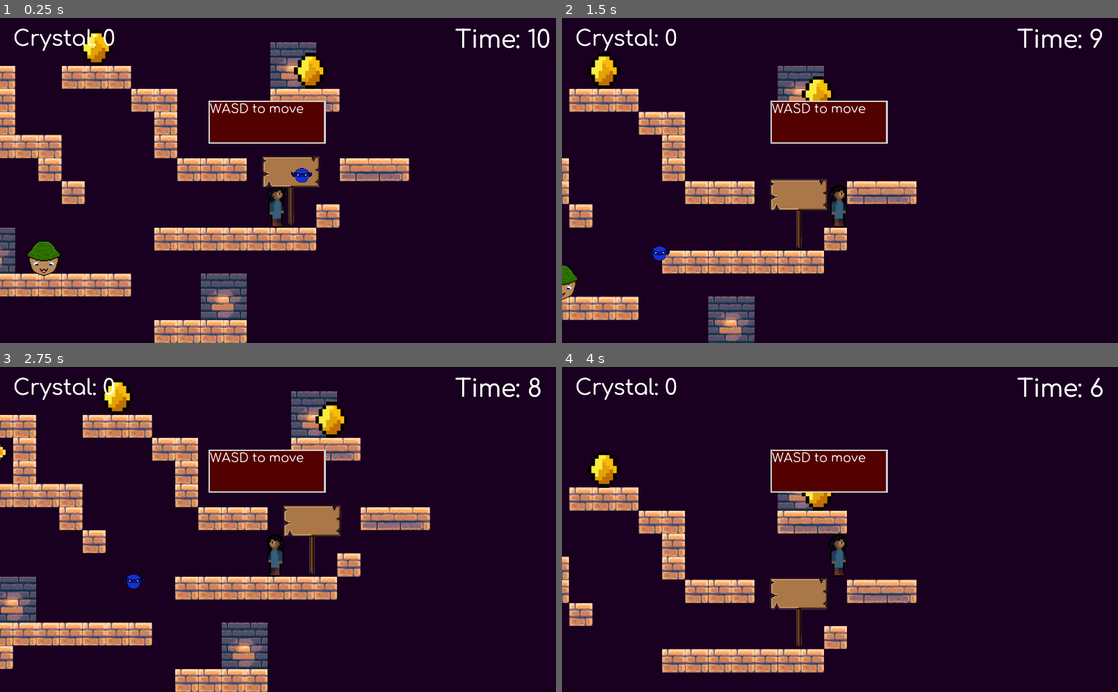
Above: before the commit, frames 1-4 (two rows, left to right).
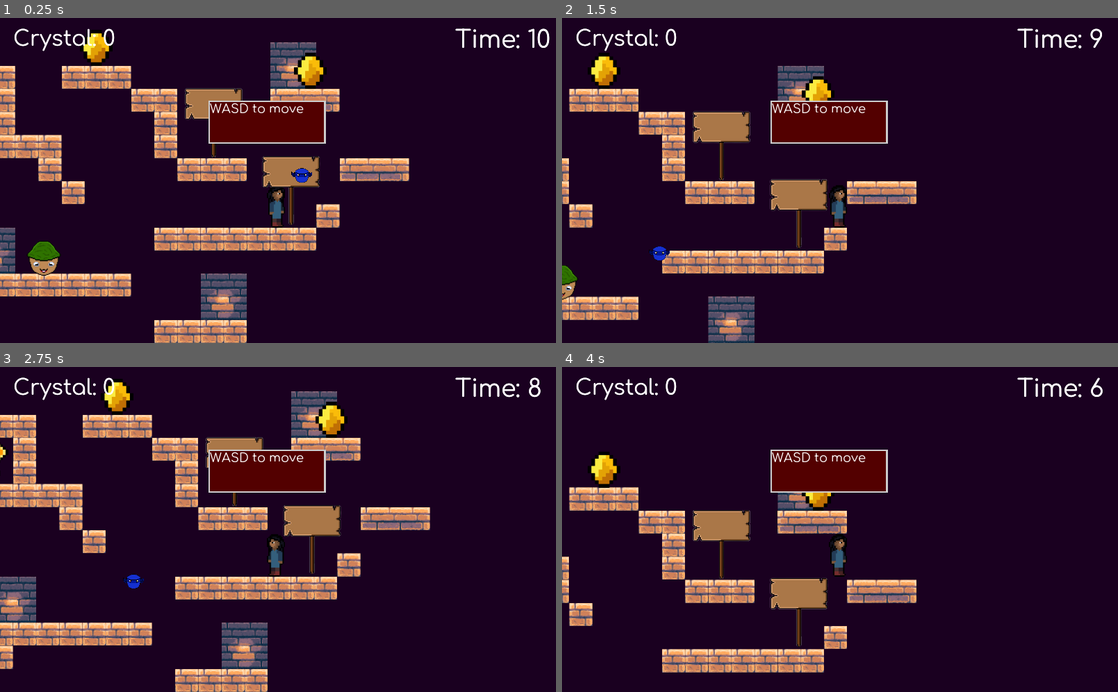
Above: after the commit, the same moments.

Repository: caffebd/sayem-platform
Game: Godot game, scene res://scenes/tileWorld.tscn
Two runs of this game, one before a commit and one after it. Both use one fixed random seed, a clock stepped at 60 frames per second and the inputs below.
Inputs:
- Up to frame 1 (0.25 s): no input
- Up to frame 2 (1.5 s): hold D (right) from 0.53 s (still down); tap G (ufo_attak) at 0.6, 1.35 s; tap W (jump) at 0.77 s
- Up to frame 3 (2.75 s): tap W (jump) at 1.52 s; release D (right) at 2.03 s; hold A (left) from 2.03 s (still down); tap G (ufo_attak) at 2.1 s
- Up to frame 4 (4 s): release A (left) at 2.78 s; hold D (right) from 2.78 s (still down); tap G (ufo_attak) at 2.85, 3.6 s; tap W (jump) at 3.02, 3.77 s

The runs differ from the first frame. In frame 1, 0.6% of the frame differs, in the area x 33-44%, y 21-43%; in frame 2, 1.0%, in the area x 23-34%, y 28-50%; in frame 3, 0.4%; in frame 4, 1.0%.

Commit message:
addd_sign

Diff:
--- a/scenes/tileWorld.tscn
+++ b/scenes/tileWorld.tscn
@@ -68,3 +68,7 @@
 position = Vector2( 876, 344 )
 enemies_path = NodePath("../enemies")
 player_path = NodePath("../Player")
+
+[node name="sign" parent="." instance=ExtResource( 7 )]
+position = Vector2( 821, 194 )
+sign_text = "U to attack by ufo"
